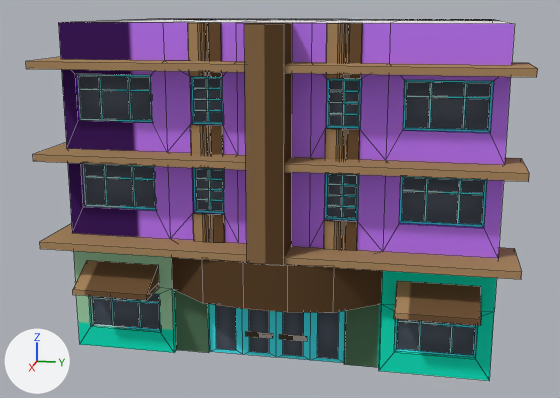
A saved change to the Blender file Assets/Models/houses/house7/house7.blend.
Before and after are seen from a 50 mm lens placed at (20.16, 10.21, 9.86), pointed at (-3.18, 5.54, 4.03). Arrows for +X, +Y and +Z are at lower left; the lights stay in place. Mesh edges are drawn as thin lines.

In view in the first picture: 'house7'.
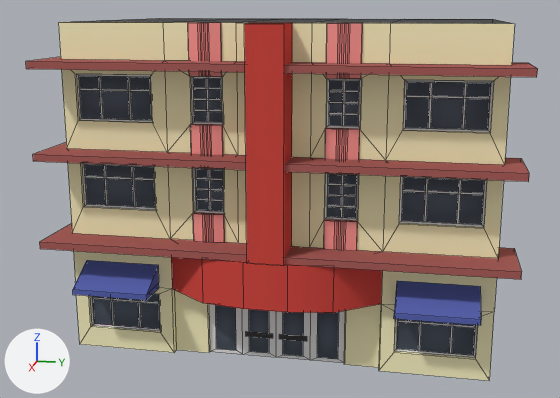
What changed in the scene script:
```text
Add mat_material:
    mat_material = principled_material('Material')
    mat_material.texture = img_miamiatlas_png
    mat_material.roughness = 0.4
    mat_material.specular_ior_level = 0.0
Change me_cube:
    where me_cube.from_pydata(...)  # 848 vertices, 564 faces; spans x -1.1..8.0, y 0.0..9.5, z -0.5..12.5
    used by ob_house7; location = (0.0, 0.0, 0.0); rotation_euler = (-1.571, -3.142, 0.0), in degrees (-90, -180, 0)
    remove me_cube.materials.append(mat_house7)  # picture img_miamiatlas_png
    me_cube part 1: 554 kept faces spanning x -1.1..8.0, y 0.0..9.5, z -0.5..12.5 get new texture (UV) coordinates
    add me_cube.materials.append(mat_material)  # picture img_miamiatlas_png
```

Pixel boxes (x1, y1, x2, y2) of what changed, in the pictures (560 x 398 px):
part 1 of me_cube, surface changed
    both: (26, 18, 538, 381)
